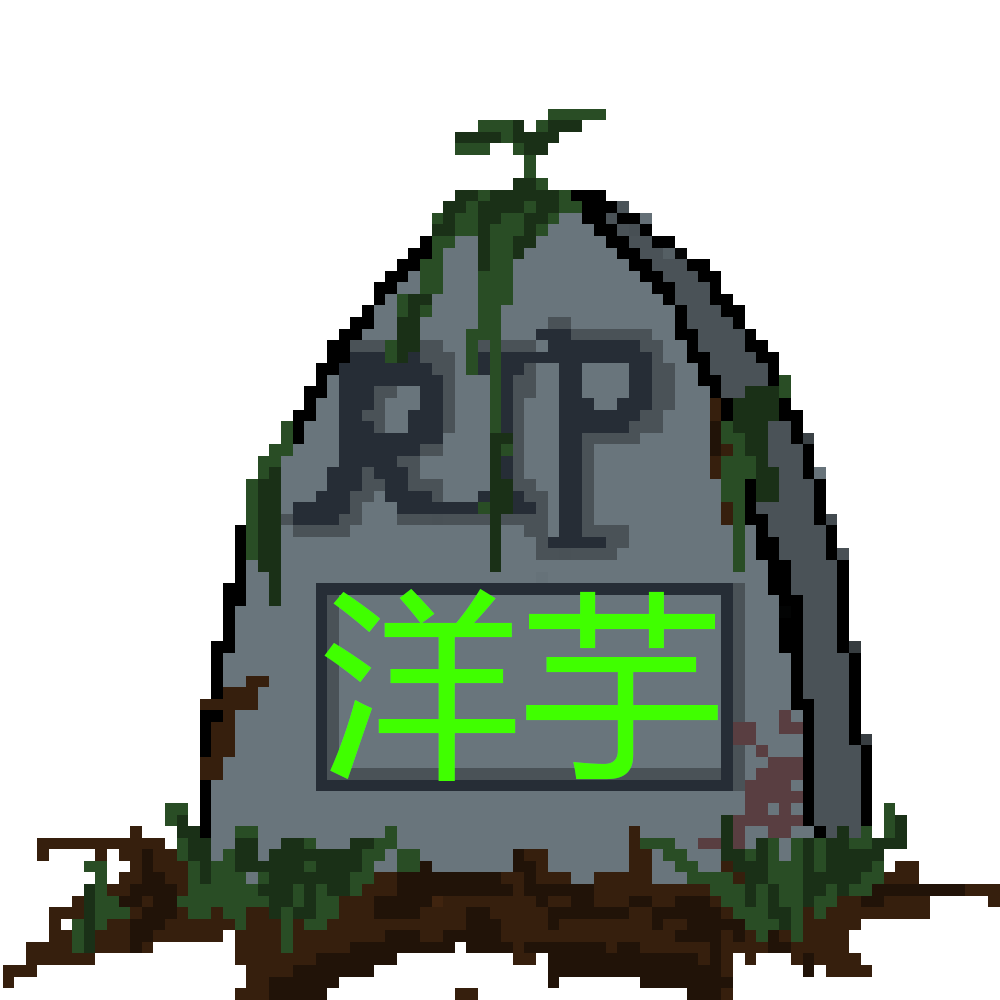
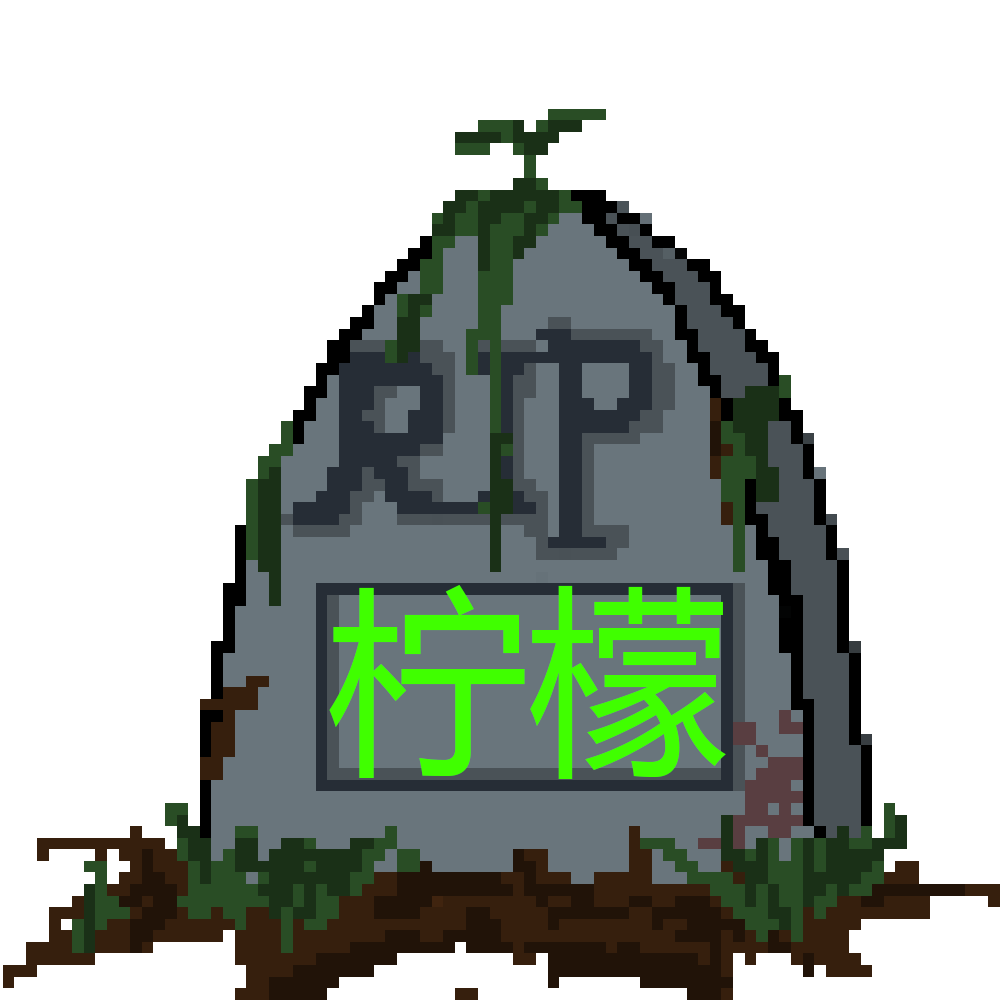
Layer changes from the first 1000×1000 image to the second:
added layer "柠檬" in group "组 1" over (329, 585, 726, 779)
hid "洋芋" over (324, 588, 718, 781)
